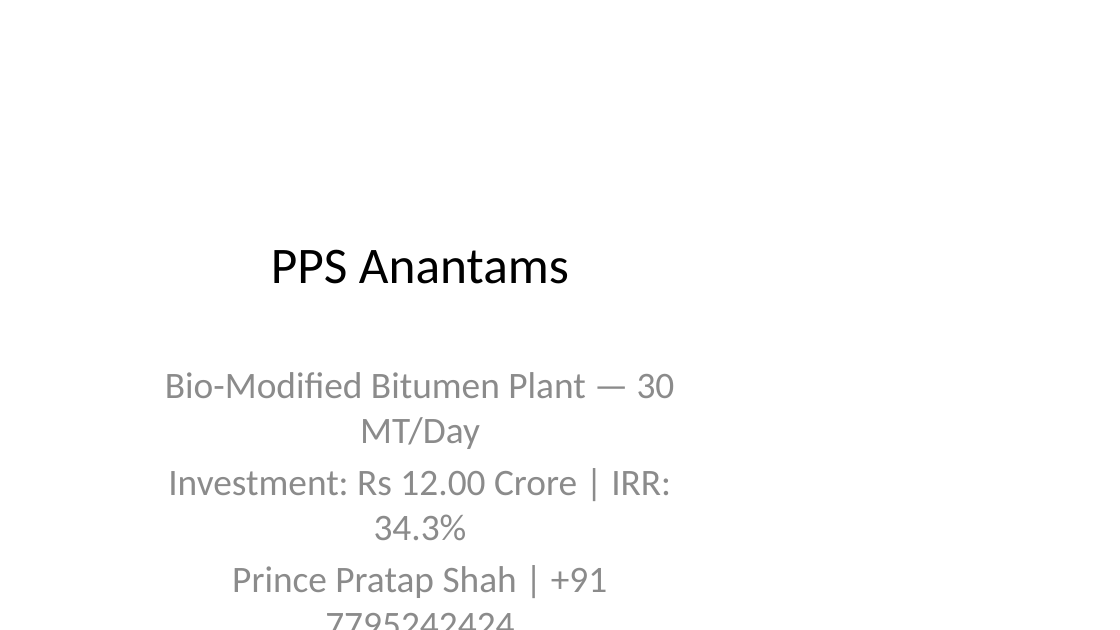
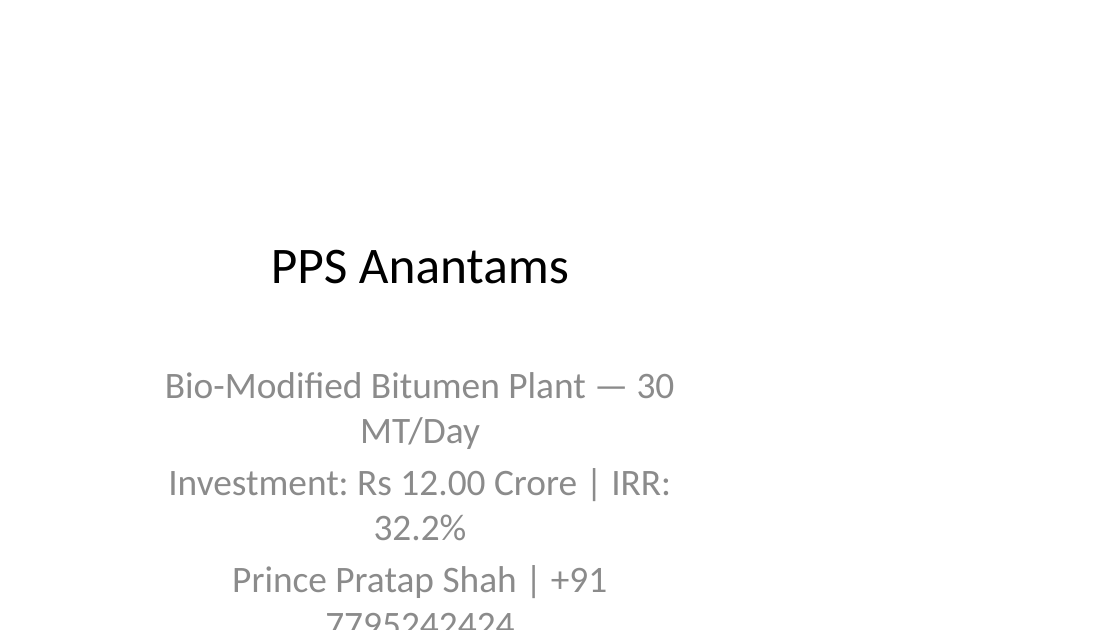
Before and after one commit to pacpltradingdesk-dotcom/bio-bitumen-consultant-portal, a slide deck: slide 1 of data/auto_synced/Investor_Pitch_30MT_Uttar_Pradesh.pptx. Drawn at 1120x630 pixels with LibreOffice and Linux fonts; fonts in the diff are those of the drawing. Boxes give left, top, right and bottom in pixels: in the first picture for what was removed or moved away, otherwise in the second. Text is boxed around its words. In the diff, an @@ line names an element or a change of style, - is before the commit and + after.

```diff
--- a/data/auto_synced/Investor_Pitch_30MT_Uttar_Pradesh.pptx
+++ b/data/auto_synced/Investor_Pitch_30MT_Uttar_Pradesh.pptx
@@ subtitle at (168, 471, 671, 540): text changed @@
-Investment: Rs 12.00 Crore | IRR: 34.3%
+Investment: Rs 12.00 Crore | IRR: 32.2%
```
Also in this commit, not shown: 3 other slides changed, 52 other files.
